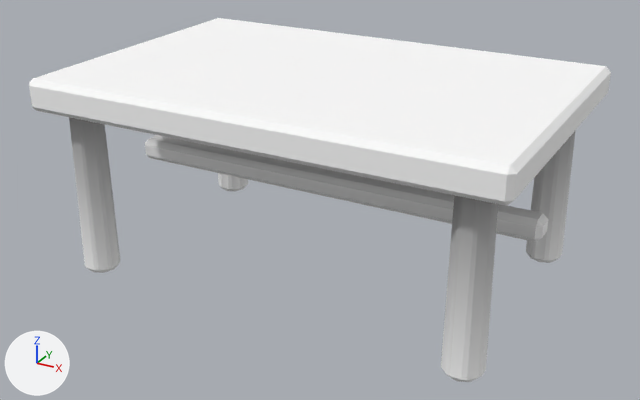
An edit to the glTF model assets/models/p_table.glb, drawn before and after from the same camera.
One viewpoint serves both versions: a 50 mm camera at (0.879, -1.626, 0.967) aimed at (0.001, -0.029, 0.169). Lighting does not change. The marker at lower left points along +X, +Y and +Z. The older version comes first.

Objects in the first picture: 'table'.
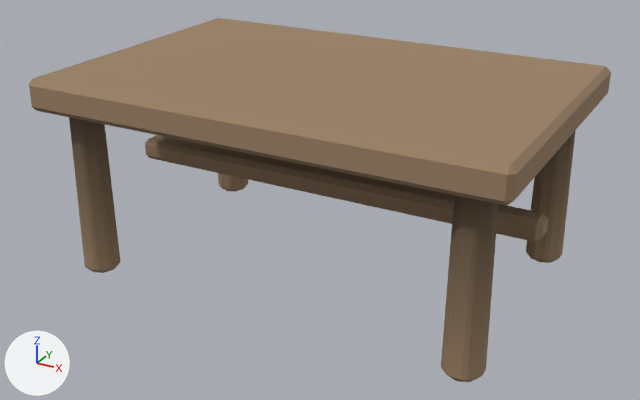
Changed parts and their boxes [x1, y1, x2, y2] in the pictures (640 x 400 px):
'table', recoloured (darker): [29, 18, 611, 382] in both

Edits to the bpy script that builds the scene:
```text
Change mat_table:
    add n3 = _N.new('ShaderNodeMix'); n3.name = 'Mix'
    add n3.data_type = 'RGBA'
    add n3.blend_type = 'MULTIPLY'
    add n3.inputs[0].default_value = 1.0  # 'Factor'
    add n3.inputs[7].default_value = (0.33, 0.22, 0.13, 1.0)  # 'B', brown #9b8165
    where n2 = _N.new('ShaderNodeVertexColor'); n2.name = 'Color Attribute'
    where n0 = _N.new('ShaderNodeBsdfPrincipled'); n0.name = 'Principled BSDF'
    remove _L.new(n2.outputs[0], n0.inputs[0])  # 'Color' to 'Base Color'
    add _L.new(n3.outputs[2], n0.inputs[0])  # 'Result' to 'Base Color'
    add _L.new(n2.outputs[0], n3.inputs[6])  # 'Color' to 'A'
```
